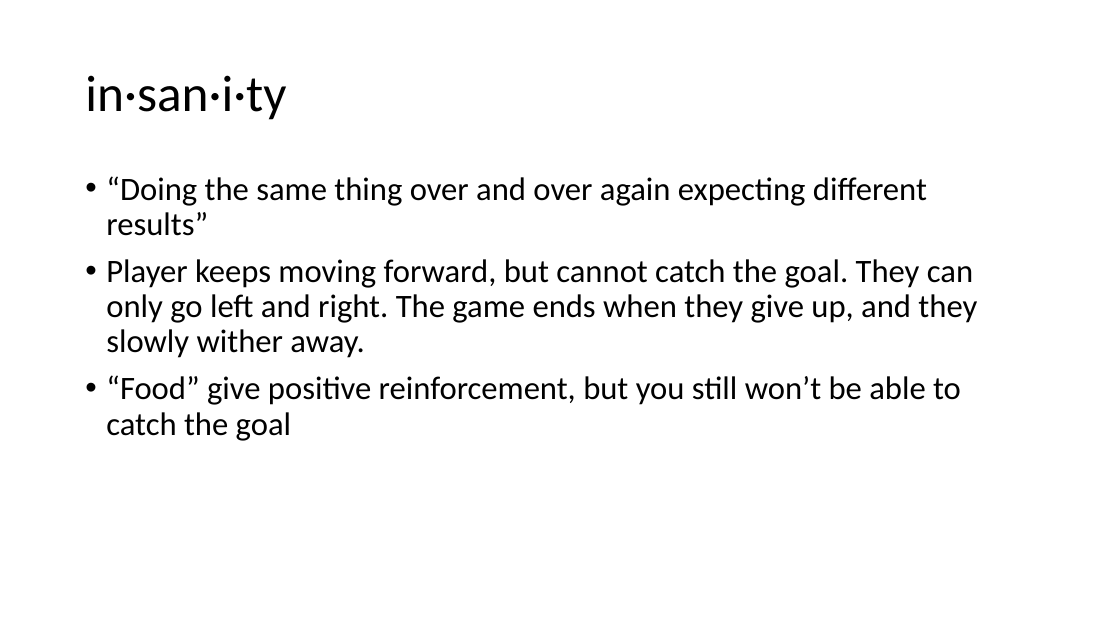
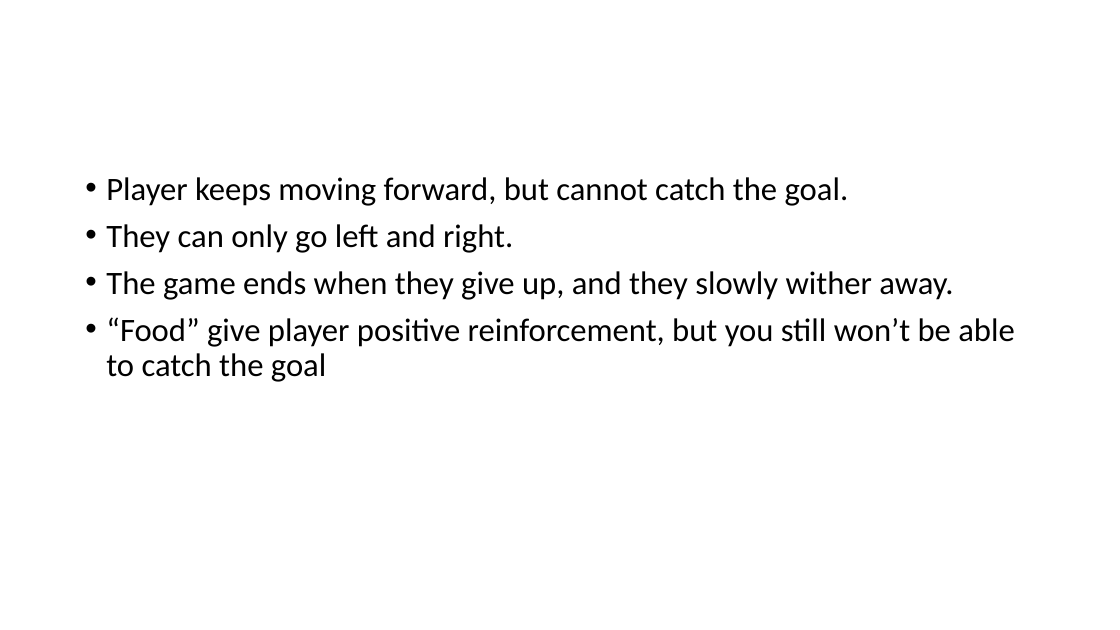
Before and after one commit to Twads9816/IMGD-2900, a slide deck: slide 3 of Website/a20/isaac/Whither redesign.pptx (slide 2 before the commit). Drawn at 1120x630 pixels with LibreOffice and Linux fonts; fonts in the diff are those of the drawing. Boxes give left, top, right and bottom in pixels: in the first picture for what was removed or moved away, otherwise in the second. Text is boxed around its words. In the diff, an @@ line names an element or a change of style, - is before the commit and + after.

Commit message:
updated presentation

```diff
--- a/Website/a20/isaac/Whither redesign.pptx
+++ b/Website/a20/isaac/Whither redesign.pptx
@@ title removed at bbox=[85, 75, 286, 120] @@
-in·san·i·ty
@@ text at bbox=[106, 177, 1014, 382]: text changed @@
-• “Doing the same thing over and over again expecting different results”
-• Player keeps moving forward, but cannot catch the goal. They can only go left and right. The game ends when they give up, and they slowly wither away.
-• “Food” give positive reinforcement, but you still won’t be able to catch the goal
+• Player keeps moving forward, but cannot catch the goal.
+• They can only go left and right.
+• The game ends when they give up, and they slowly wither away.
+• “Food” give player positive reinforcement, but you still won’t be able to catch the goal
```
Also in this commit, not shown: 1 slide added, 1 other file.
